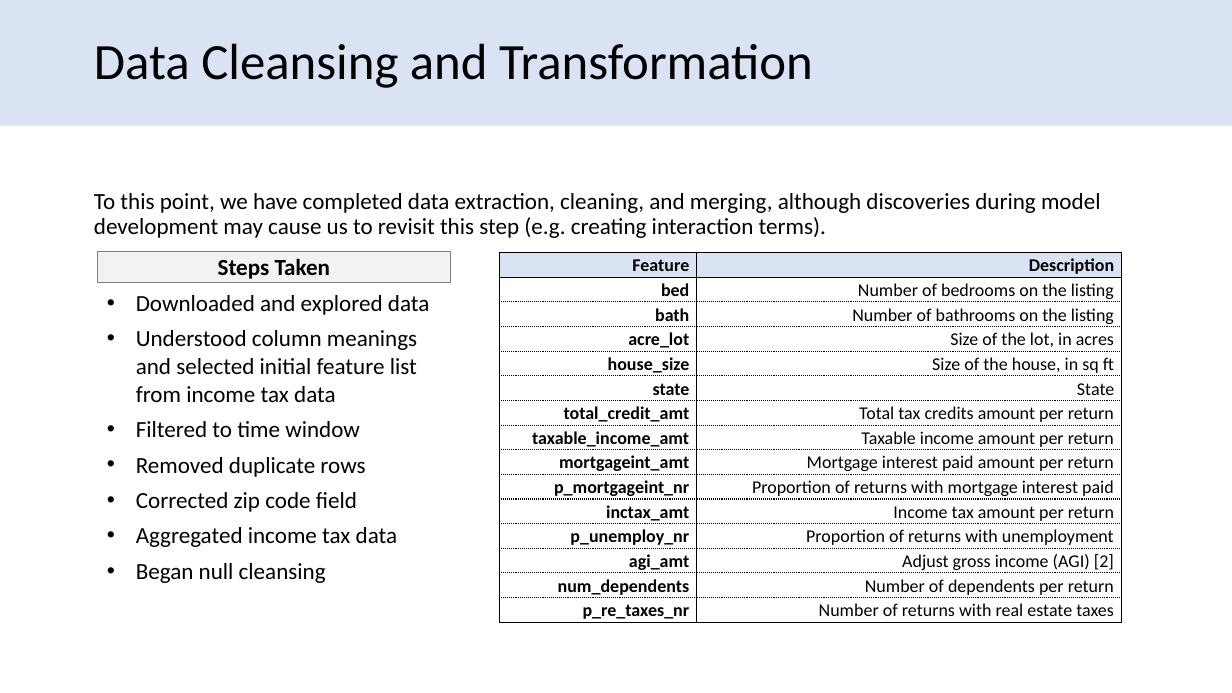
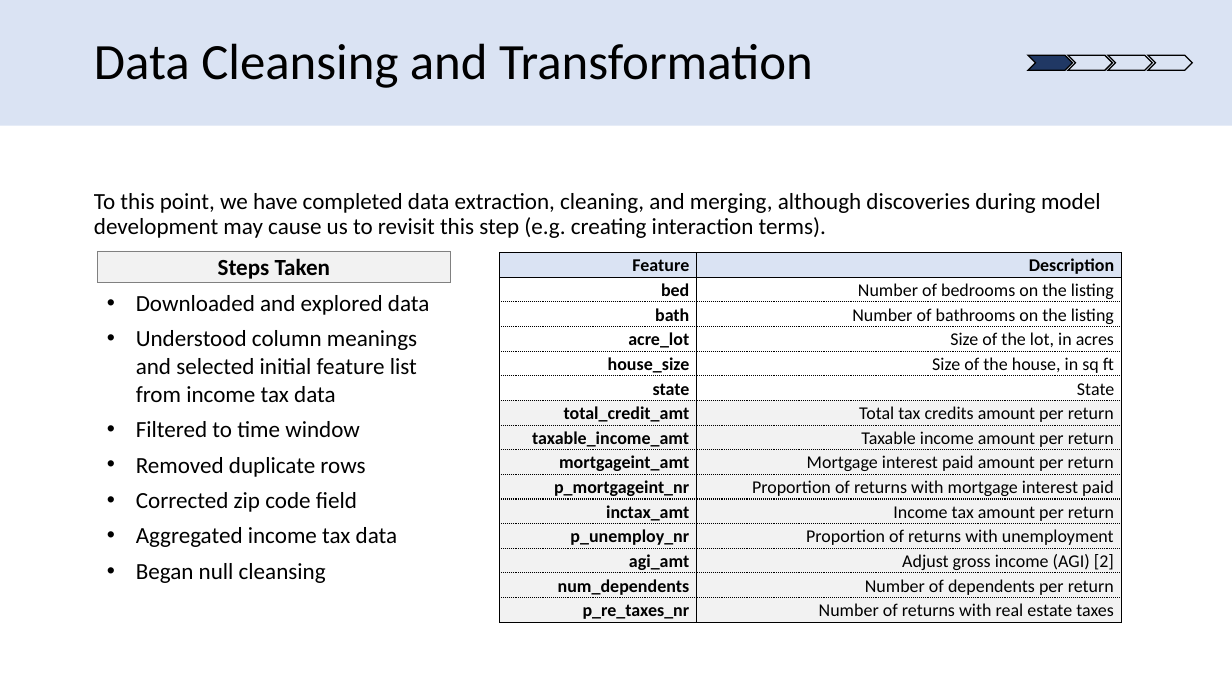
Before and after one commit to david-firrin/Real-Estate-Price-Prediction-With-Income-Tax-Data, a slide deck: slide 11 of Progress Presentation/team48progressreport.pptx. Drawn at 1232x693 pixels with LibreOffice and Linux fonts; fonts in the diff are those of the drawing. Boxes give left, top, right and bottom in pixels: in the first picture for what was removed or moved away, otherwise in the second. Text is boxed around its words. In the diff, an @@ line names an element or a change of style, - is before the commit and + after.

```diff
--- a/Progress Presentation/team48progressreport.pptx
+++ b/Progress Presentation/team48progressreport.pptx
@@ group added at [1029,55,1192,70]: 4 freeform shapes @@
```
Also in this commit, not shown: 6 other slides changed, 1 other file.
